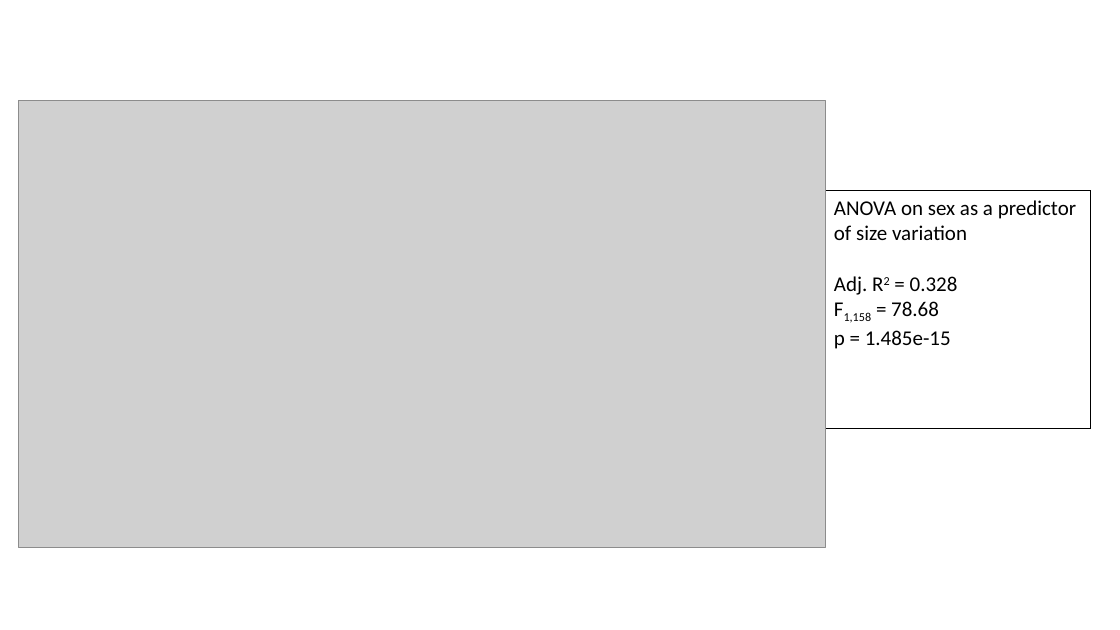
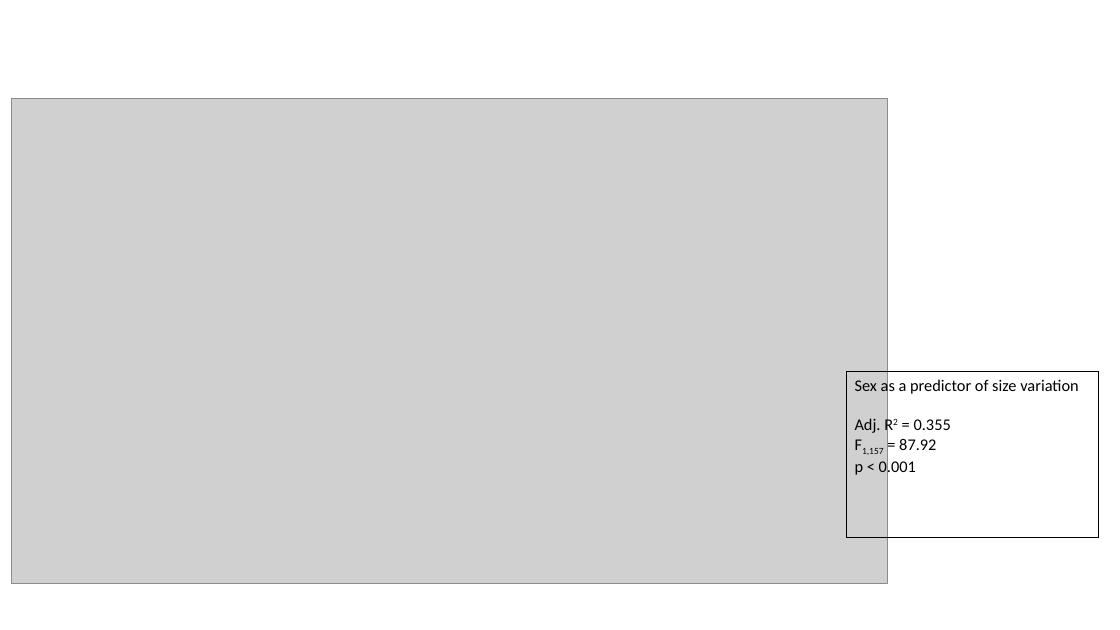
Before and after one commit to pietroviama/Viacavaetal_Antechinus, a slide deck: slide 4 of Figures/Antechinus_explofigures.pptx (slide 3 before the commit). Drawn at 1120x630 pixels with LibreOffice and Linux fonts; fonts in the diff are those of the drawing; grey boxes stand for pictures. Boxes give left, top, right and bottom in pixels: in the first picture for what was removed or moved away, otherwise in the second. Text is boxed around its words. In the diff, an @@ line names an element or a change of style, - is before the commit and + after.

```diff
--- a/Figures/Antechinus_explofigures.pptx
+++ b/Figures/Antechinus_explofigures.pptx
@@ picture: place and size @@
-picture at (18,101,826,548)
+picture at (12,98,887,583)
@@ rectangle "Sex as a predictor of ...": place and size @@
-rectangle "Sex as a predictor of ..." at (826,191,1091,429)
+rectangle "Sex as a predictor of ..." at (846,371,1098,539)
@@ text in rectangle at (855,378,1078,477): text changed; size 18 to 14 pt @@
-ANOVA on sex as a predictor of size variation
-Adj. R2 = 0.328
-F1,158 = 78.68
-p = 1.485e-15
+Sex as a predictor of size variation
+Adj. R2 = 0.355
+F1,157 = 87.92
+p < 0.001
```
Also in this commit, not shown: 3 other slides changed, 4 slides added, 7 other files.
